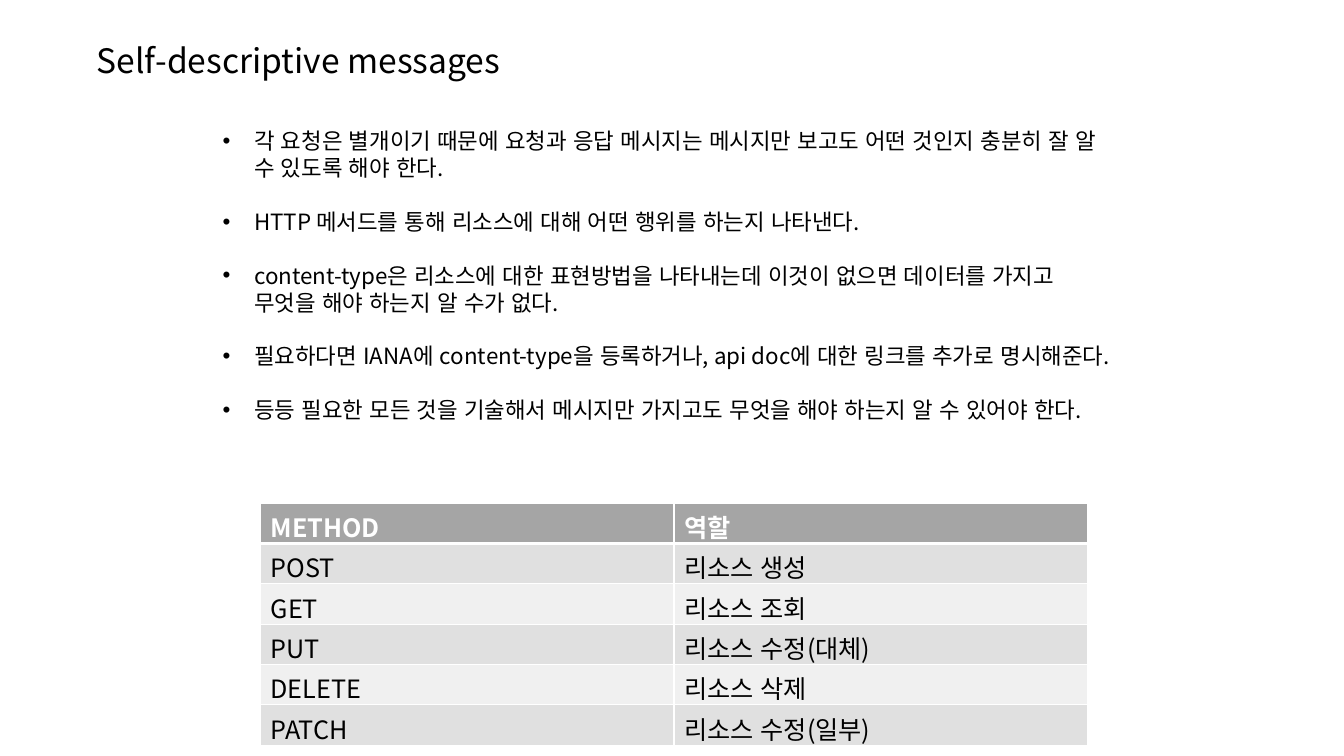
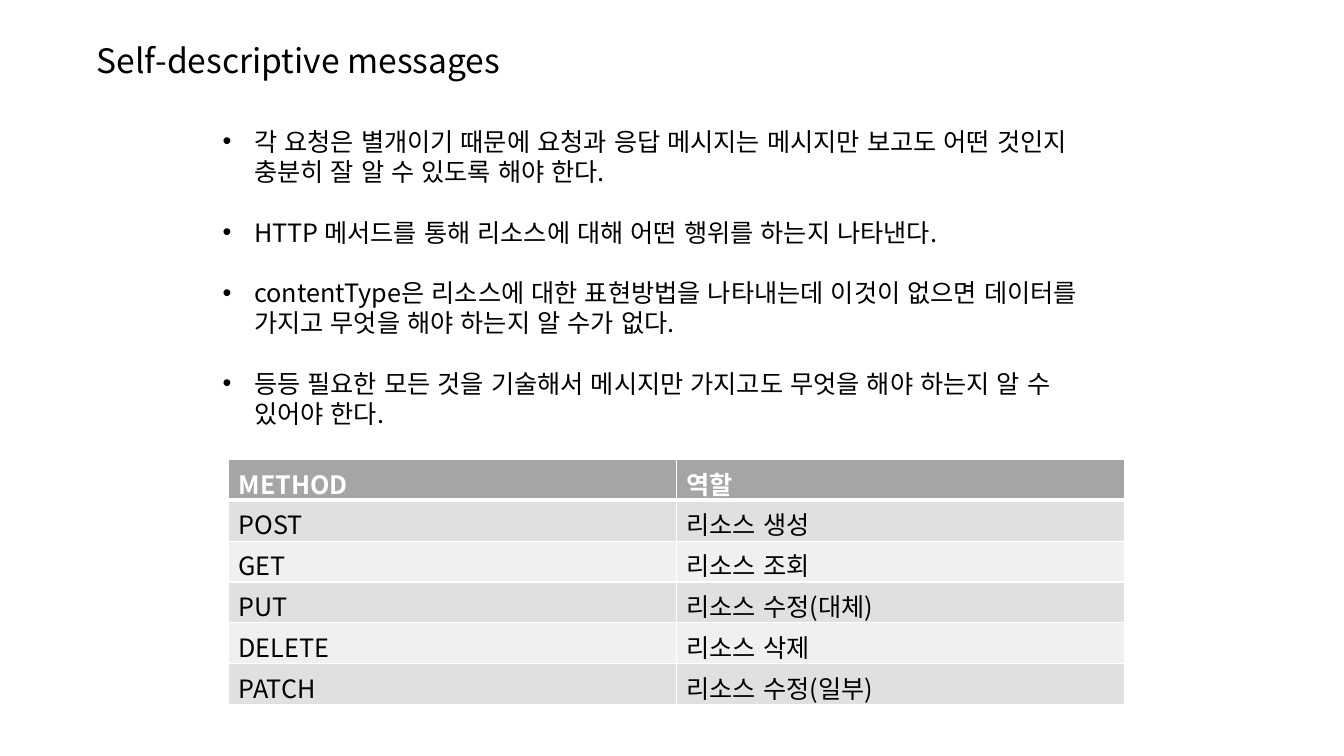
Before and after one commit to joonYK/study-boot-rest, a slide deck: slide 18 of SpringBoot Rest API.pptx. Drawn at 1344x756 pixels with LibreOffice and Linux fonts; fonts in the diff are those of the drawing. Boxes give left, top, right and bottom in pixels: in the first picture for what was removed or moved away, otherwise in the second. Text is boxed around its words. In the diff, an @@ line names an element or a change of style, - is before the commit and + after.

```diff
--- a/SpringBoot Rest API.pptx
+++ b/SpringBoot Rest API.pptx
@@ text at box(254, 130, 1067, 425): size 16 to 18 pt in "각 요청은 별개이기 때문에 요청과 응답 메시지는 ...", "HTTP 메서드를 통해 리소스에 대해 어떤 행위를 ...", "등등 필요한 모든 것을 기술해서 메시지만 가지고도 ..." @@
@@ text at box(254, 281, 1077, 334): text changed; size 16 to 18 pt @@
-• content-type은 리소스에 대한 표현방법을 나타내는데 이것이 없으면 데이터를 가지고 무엇을 해야 하는지 알 수가 없다.
-• 필요하다면 IANA에 content-type을 등록하거나, api doc에 대한 링크를 추가로 명시해준다.
+• contentType은 리소스에 대한 표현방법을 나타내는데 이것이 없으면 데이터를 가지고 무엇을 해야 하는지 알 수가 없다.
@@ table: place and size @@
-table at box(261, 503, 1088, 748)
+table at box(229, 460, 1124, 707)
```
Also in this commit, not shown: 15 other slides changed.
